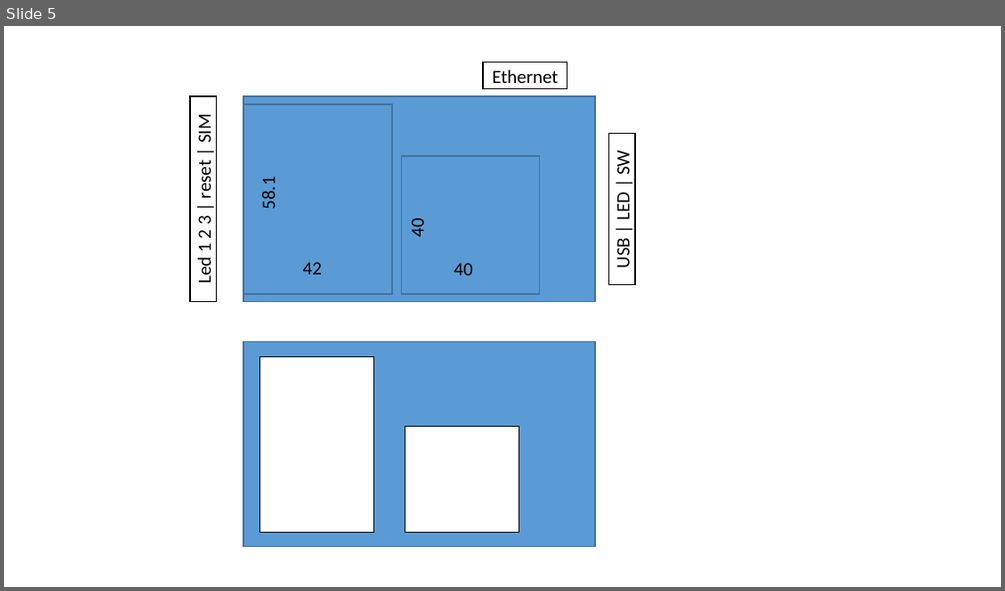
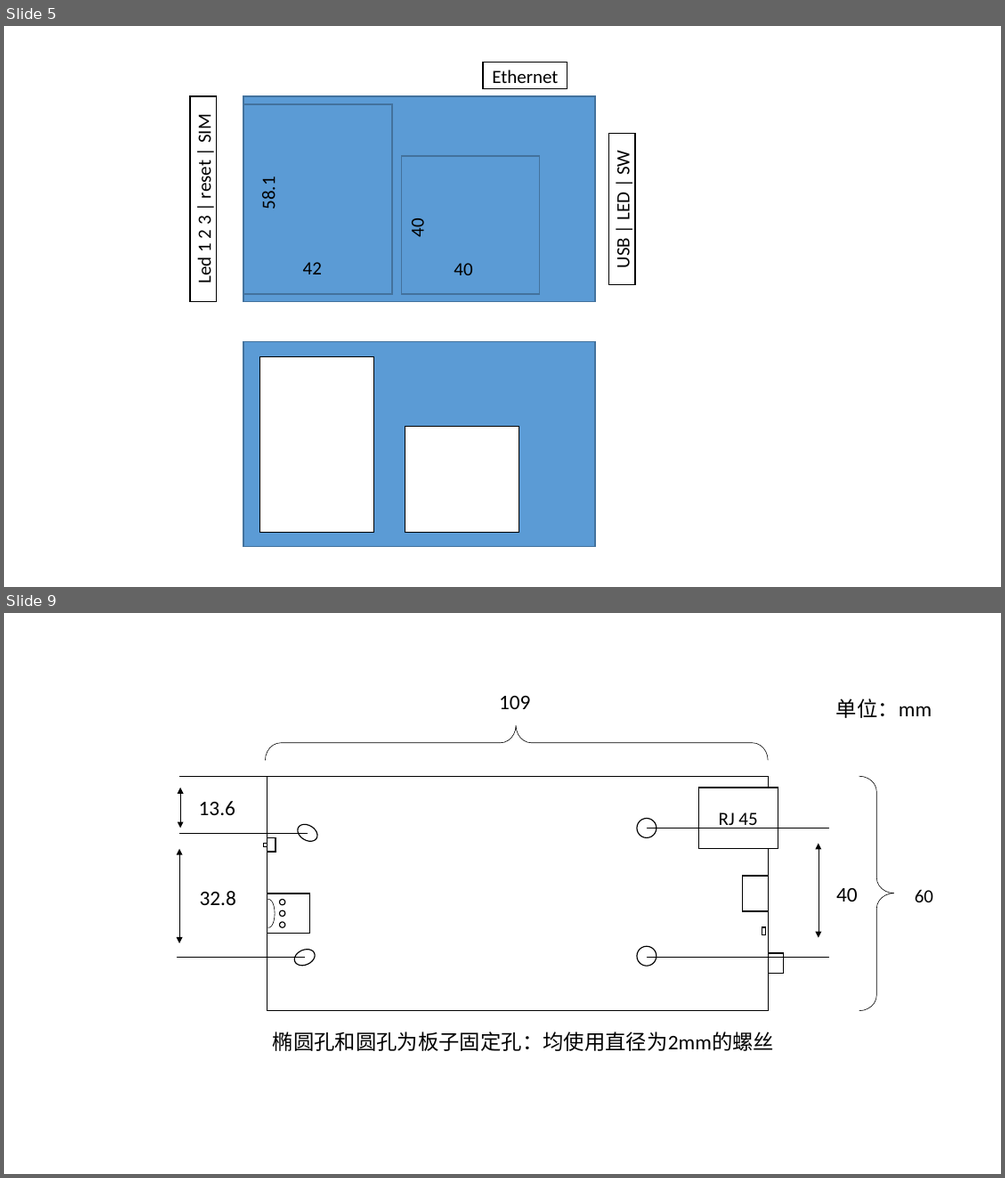
Before and after one commit to GavinGY/MoveWiFi_v2, a slide deck: graphic.pptx. Shown one above the other, each under a label of ours: slide 5 before the commit, slides 5 and 9 after it; the slides between them are not shown. The pictures are 1005x591 and 1005x1178 pixels, drawn with LibreOffice and Linux fonts; fonts in the diff are those of the drawing. Boxes give left, top, right and bottom in pixels: in the first picture for what was removed or moved away, otherwise in the second. Text is boxed around its words. In the diff, an @@ line names an element or a change of style, - is before the commit and + after.

```diff
--- a/graphic.pptx
+++ b/graphic.pptx
@@ slide 9 added at box(4, 613, 1001, 1174), background #FFFFFF @@
@@ text added at box(499, 696, 530, 709), 20 pt, text #000000 @@
+109
@@ text added at box(836, 698, 931, 718), 20 pt, text #000000 @@
+单位：mm
@@ right brace added at box(266, 725, 768, 760), outline #000000 0.5 pt @@
@@ line added from (307, 776) to (179, 776), #000000 0.5 pt @@
@@ double arrow added from (180, 787) to (180, 828), #000000 0.5 pt @@
@@ rectangle added at box(267, 776, 769, 1011), fill #FFFFFF, outline #000000 1 pt @@
@@ rectangle added at box(699, 787, 778, 849), fill #FFFFFF, outline #000000 1 pt, 18 pt, text #000000 @@
+RJ 45
@@ right brace added at box(859, 776, 895, 1011), outline #000000 0.5 pt @@
@@ text added at box(199, 801, 235, 815), 20 pt, text #000000 @@
+13.6
@@ ellipse added at box(295, 821, 321, 844), fill #FFFFFF, outline #000000 1 pt @@
@@ ellipse added at box(637, 818, 656, 837), fill #FFFFFF, outline #000000 1 pt @@
@@ line added from (307, 833) to (179, 833), #000000 0.5 pt @@
@@ double arrow added from (179, 849) to (179, 943), #000000 0.5 pt @@
@@ rectangle added at box(264, 844, 267, 847), fill #FFFFFF, outline #000000 1 pt @@
@@ rectangle added at box(267, 838, 275, 852), fill #FFFFFF, outline #000000 1 pt @@
@@ line added from (829, 828) to (647, 828), #000000 0.5 pt @@
@@ double arrow added from (818, 844) to (818, 938), #000000 0.5 pt @@
@@ rectangle added at box(743, 876, 769, 911), fill #FFFFFF, outline #000000 1 pt @@
@@ text added at box(200, 891, 236, 905), 20 pt, text #000000 @@
+32.8
@@ arc (boxed as its full ellipse) added at box(263, 900, 275, 928), outline #000000 0.5 pt @@
@@ rectangle added at box(267, 893, 310, 933), fill #FFFFFF, outline #000000 1 pt @@
@@ ellipse added at box(279, 900, 285, 906), outline #000000 1 pt @@
@@ text added at box(836, 888, 858, 901), 20 pt, text #000000 @@
+40
@@ text added at box(914, 889, 933, 902), 18 pt, text #000000 @@
+60
@@ ellipse added at box(279, 910, 285, 916), outline #000000 1 pt @@
@@ ellipse added at box(279, 922, 285, 928), outline #000000 1 pt @@
@@ rectangle added at box(762, 927, 766, 934), fill #FFFFFF, outline #000000 1 pt @@
@@ line added from (305, 957) to (177, 957), #000000 0.5 pt @@
@@ ellipse added at box(292, 946, 317, 968), fill #FFFFFF, outline #000000 1 pt @@
@@ ellipse added at box(637, 947, 656, 966), fill #FFFFFF, outline #000000 1 pt @@
@@ line added from (829, 957) to (647, 957), #000000 0.5 pt @@
@@ rectangle added at box(758, 953, 783, 973), fill #FFFFFF, outline #000000 1 pt @@
@@ text added at box(273, 1031, 774, 1051), 20 pt, text #000000 @@
+椭圆孔和圆孔为板子固定孔：均使用直径为2mm的螺丝
```
Also in this commit, not shown: 1 slide changed, 3 other slides added, 7 other files.
